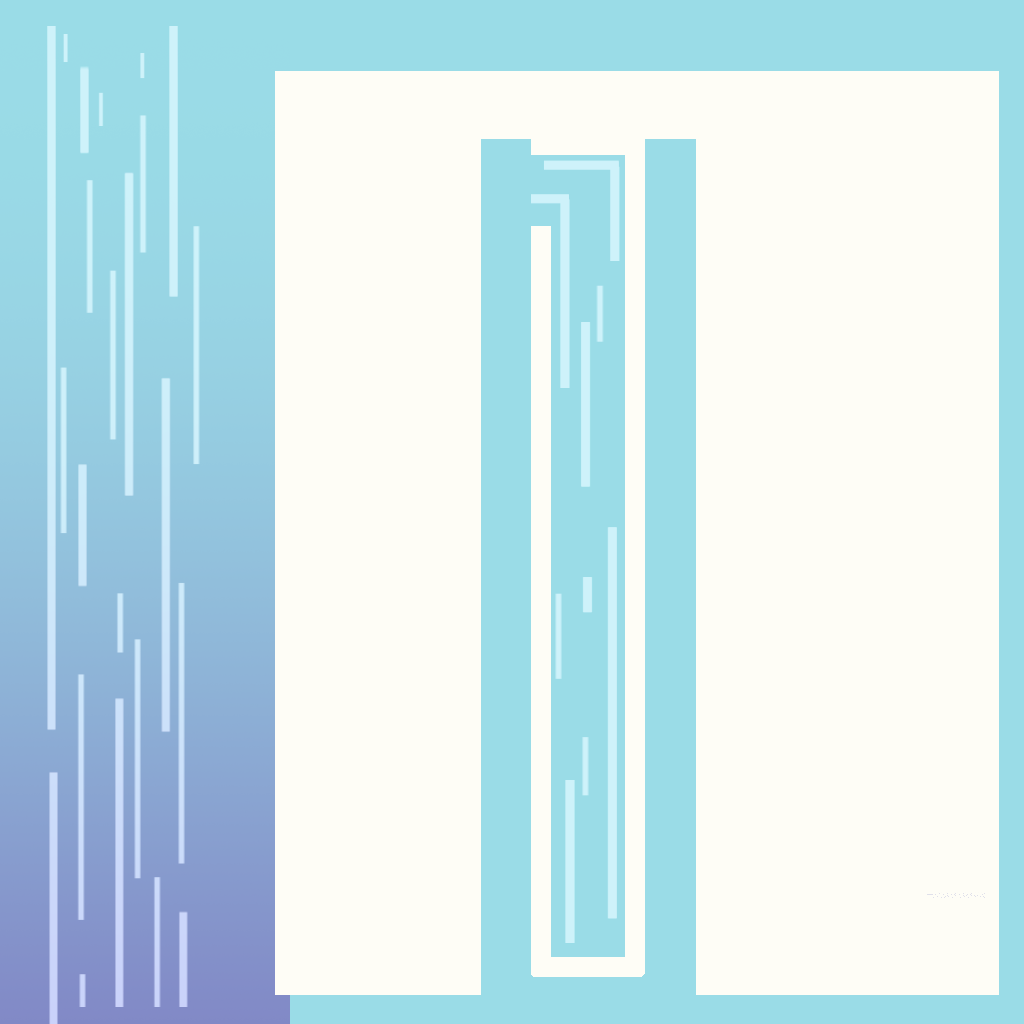
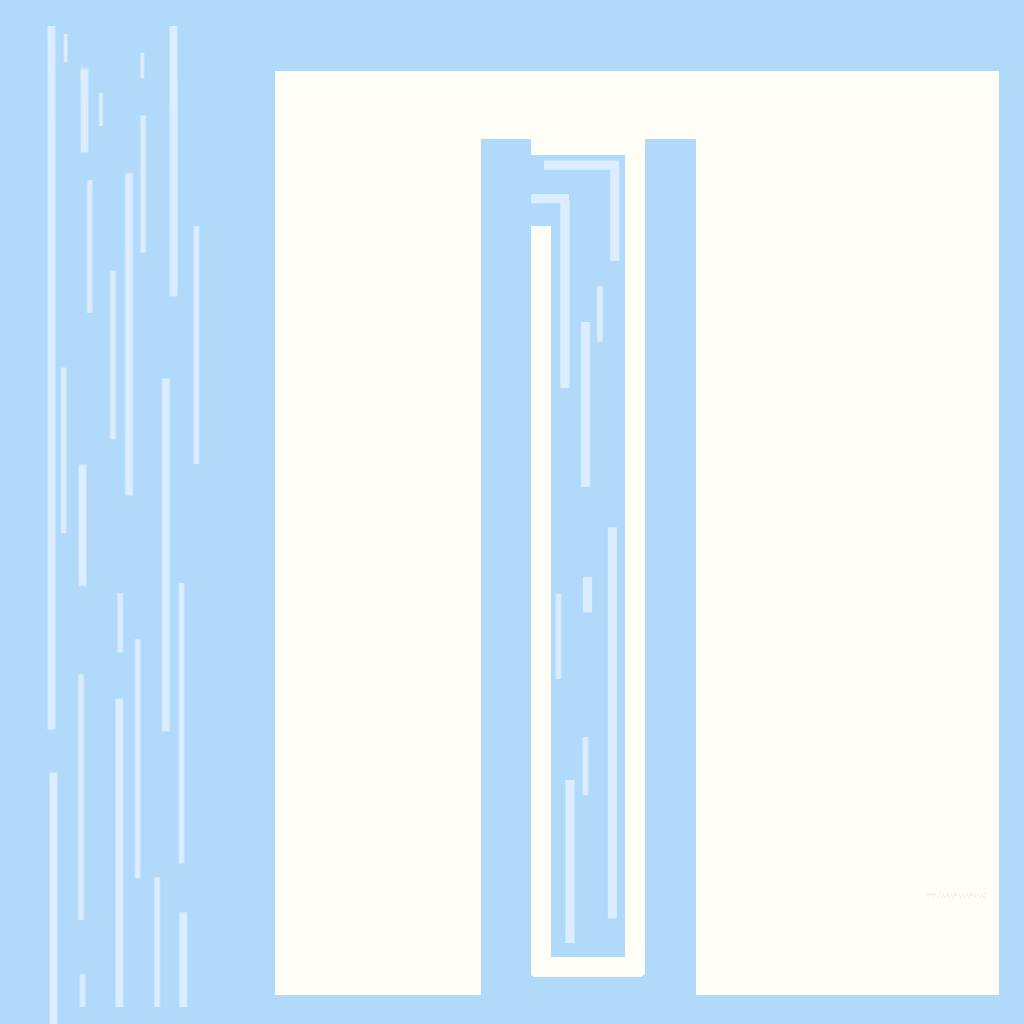
Revision of a layered 1024 x 1024 image; what changed, layer by layer:
painted on "Layer" (2nd of 6) over (519, 211, 555, 227)
added layer "water" (1st of 2) above "water" over (0, 0, 1024, 1024)
moved "Layer" (3rd of 6, in "water") into group "water", painted on it over (60, 34, 604, 1007)
moved "Layer" (5th of 6, in "water") into group "water", painted on it over (47, 26, 620, 1024)
moved "그룹 1" (1st of 2, in "water") into group "water", painted on it over (0, 0, 1024, 1024)
hid group "그룹 1" (2nd of 2) (1 layers) over (0, 0, 1024, 1024)
hid "Layer" (6th of 6, in "그룹 1") over (0, 0, 1024, 1024)
